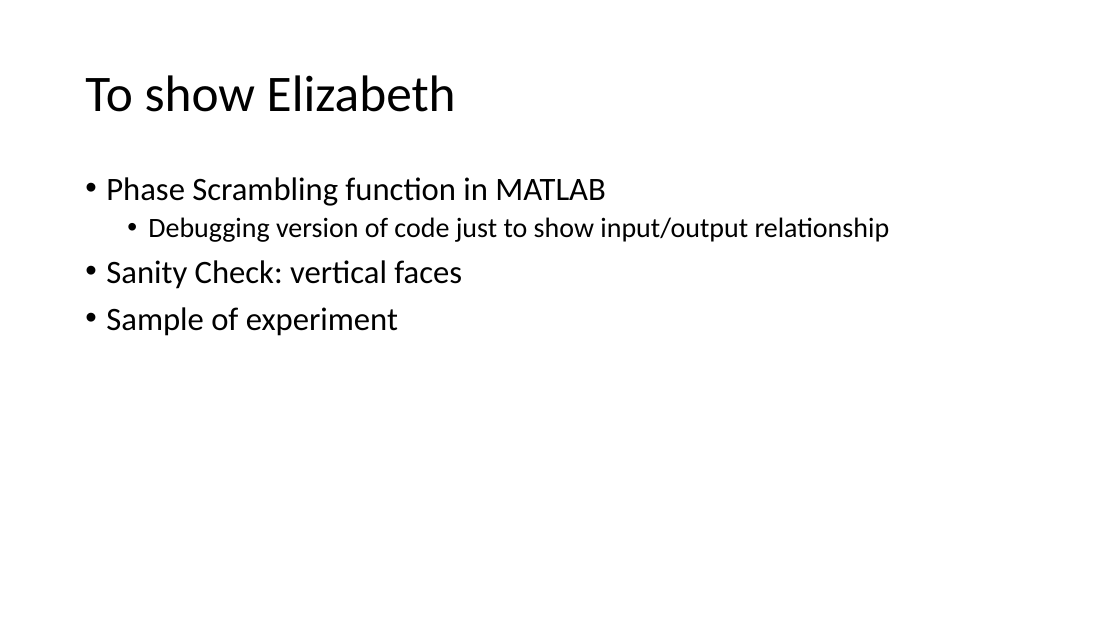
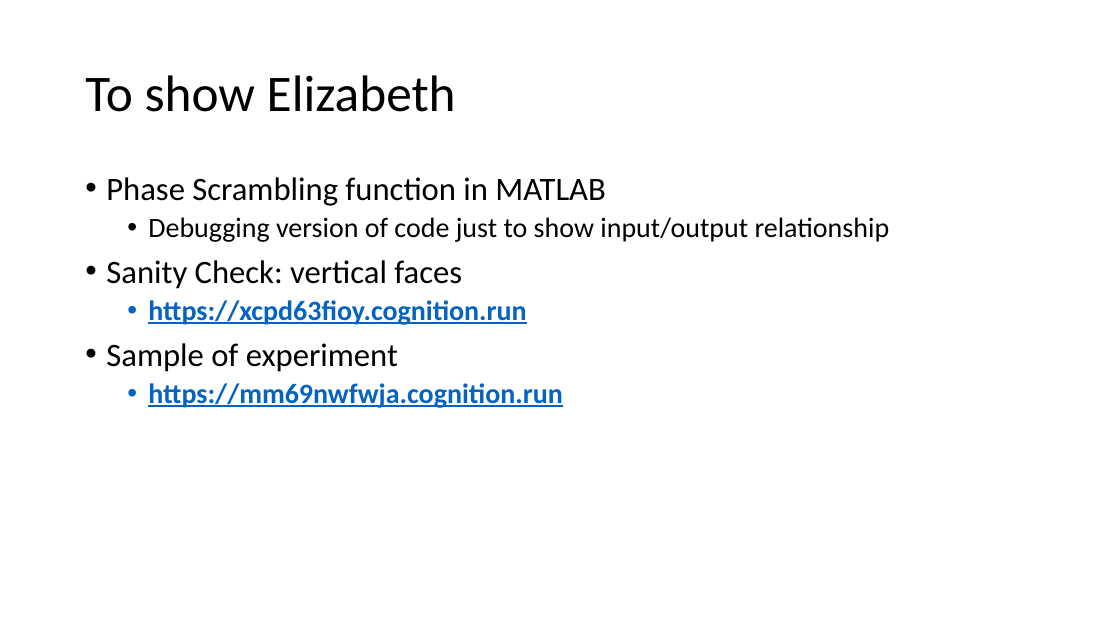
Before and after one commit to SameerSabharwalSiddiqi/JSPsychMaskingExperiment, a slide deck: slide 3 of update10192020.pptx. Drawn at 1120x630 pixels with LibreOffice and Linux fonts; fonts in the diff are those of the drawing. Boxes give left, top, right and bottom in pixels: in the first picture for what was removed or moved away, otherwise in the second. Text is boxed around its words. In the diff, an @@ line names an element or a change of style, - is before the commit and + after.

```diff
--- a/update10192020.pptx
+++ b/update10192020.pptx
@@ text at (148,300,526,325): paragraph added @@
+  • https://xcpd63fioy.cognition.run
@@ text at (148,383,562,408): paragraph added @@
+  • https://mm69nwfwja.cognition.run
```
Also in this commit, not shown: 1 other slide changed, 1 slide added, 1 other file.
